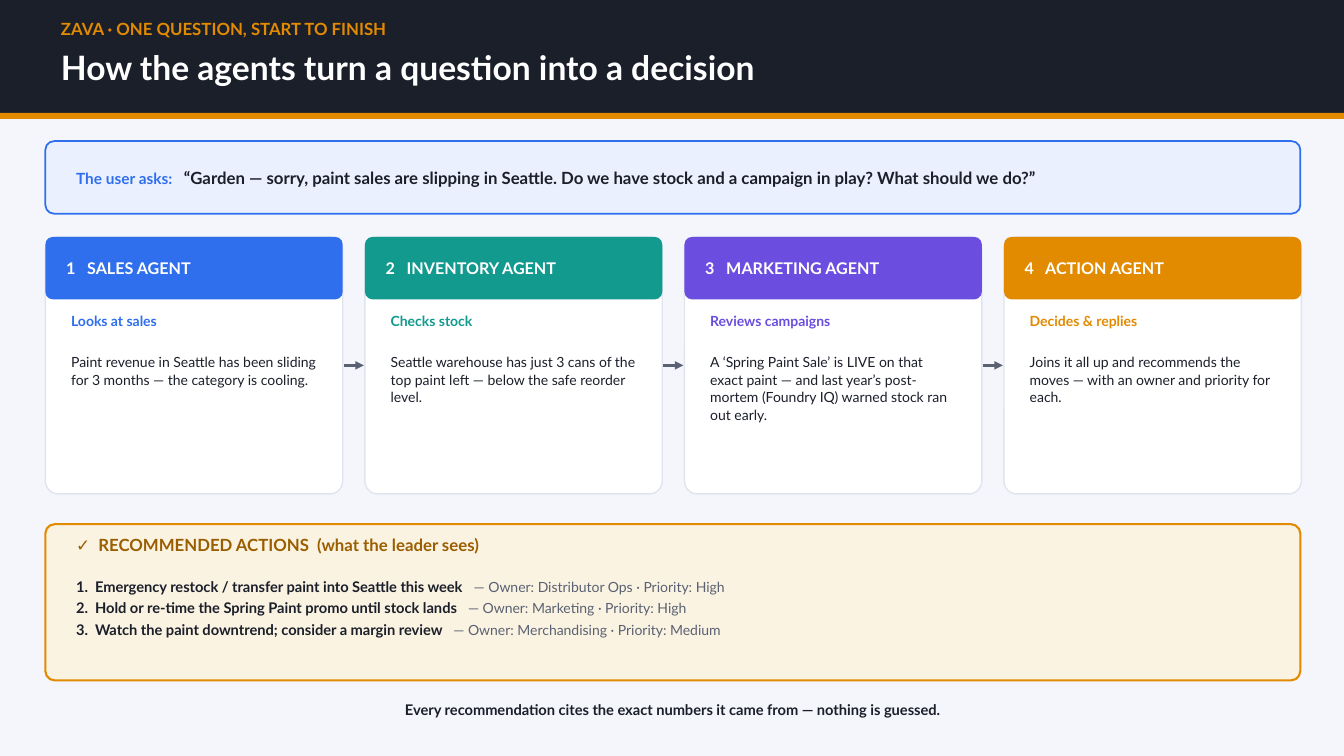
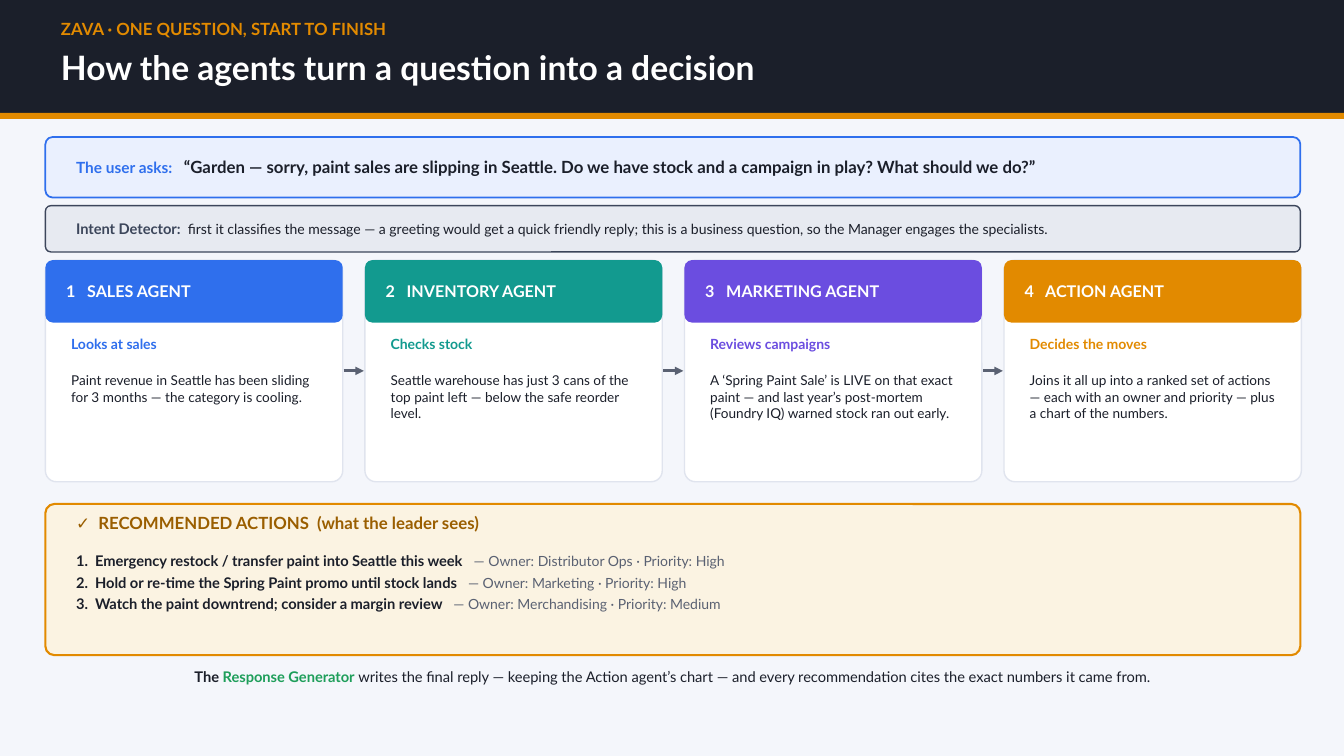
Before and after one commit to SinglaSandeep/ai-agents-workshop, a slide deck: slide 4 of Zava_Exec_Overview.pptx. Drawn at 1344x756 pixels with LibreOffice and Linux fonts; fonts in the diff are those of the drawing. Boxes give left, top, right and bottom in pixels: in the first picture for what was removed or moved away, otherwise in the second. Text is boxed around its words. In the diff, an @@ line names an element or a change of style, - is before the commit and + after.

Commit message:
first commit

```diff
--- a/Zava_Exec_Overview.pptx
+++ b/Zava_Exec_Overview.pptx
@@ rounded rectangle: place and size @@
-rounded rectangle at (45,141,1301,214)
+rounded rectangle at (45,137,1301,198)
@@ text "The user asks: “Garden — ...": place and size @@
-text "The user asks: “Garden — ..." at (76,171,1036,187)
+text "The user asks: “Garden — ..." at (76,160,1036,176)
@@ rounded rectangle added at (45,206,1301,252), fill #E7EAF1, outline #3C465B 1 pt @@
@@ text added at (76,223,1048,237), 10 pt, text #1B1F2A @@
+Intent Detector: first it classifies the message — a greeting would get a quick friendly reply; this is a business question, so the Manager engages the specialists.
@@ rounded rectangle: place and size @@
-rounded rectangle at (45,237,343,494)
+rounded rectangle at (45,260,343,482)
@@ rounded rectangle: place and size @@
-rounded rectangle at (365,237,662,494)
+rounded rectangle at (365,260,662,482)
@@ 7 texts, 4 rounded rectangles: place and size @@
-7 texts, 4 rounded rectangles at (45,237,1302,329)
+7 texts, 4 rounded rectangles at (45,260,1302,352)
@@ rounded rectangle: place and size @@
-rounded rectangle at (685,237,982,494)
+rounded rectangle at (685,260,982,482)
@@ rounded rectangle: place and size @@
-rounded rectangle at (1004,237,1302,494)
+rounded rectangle at (1004,260,1302,482)
@@ text at (1030,338,1147,349): text changed @@
-Decides & replies
+Decides the moves
@@ text "Paint revenue in Seattle has ...": place and size @@
-text "Paint revenue in Seattle has ..." at (71,356,316,388)
+text "Paint revenue in Seattle has ..." at (71,375,310,405)
@@ text "Seattle warehouse has just 3 ...": place and size @@
-text "Seattle warehouse has just 3 ..." at (391,356,635,402)
+text "Seattle warehouse has just 3 ..." at (391,375,629,418)
@@ size 10 to 9.7 pt; line spacing 1.05 to 1.02 in 3 elements at (71,375,310,405), (391,375,629,418), (710,375,953,421) @@
@@ text "A ‘Spring Paint Sale’ is ...": place and size @@
-text "A ‘Spring Paint Sale’ is ..." at (710,356,947,423)
+text "A ‘Spring Paint Sale’ is ..." at (710,375,953,421)
@@ 3 elbow arrows: place and size @@
-3 elbow arrows at (344,365,1003,365)
+3 elbow arrows at (344,371,1003,371)
@@ text at (1030,375,1274,418): text changed; size 10 to 9.7 pt @@
-Joins it all up and recommends the moves — with an owner and priority for each.
+Joins it all up into a ranked set of actions — each with an owner and priority — plus a chart of the numbers.
@@ rounded rectangle: place and size @@
-rounded rectangle at (45,524,1301,681)
+rounded rectangle at (45,504,1301,655)
@@ text "✓ RECOMMENDED ACTIONS (what the ...": place and size @@
-text "✓ RECOMMENDED ACTIONS (what the ..." at (98,538,479,554)
+text "✓ RECOMMENDED ACTIONS (what the ..." at (98,516,479,532)
@@ text "1. Emergency restock / transfer ...": place and size @@
-text "1. Emergency restock / transfer ..." at (76,581,725,638)
+text "1. Emergency restock / transfer ..." at (76,555,725,612)
@@ text "1. Emergency restock / transfer ..." at (76,555,725,612): line spacing 1 to 0.98 @@
@@ text at (194,671,1150,685): text changed; bold off @@
-Every recommendation cites the exact numbers it came from — nothing is guessed.
+The Response Generator writes the final reply — keeping the Action agent’s chart — and every recommendation cites the exact numbers it came from.
```
Also in this commit, not shown: 1 other slide changed, 2 slides added, 9 other files.
